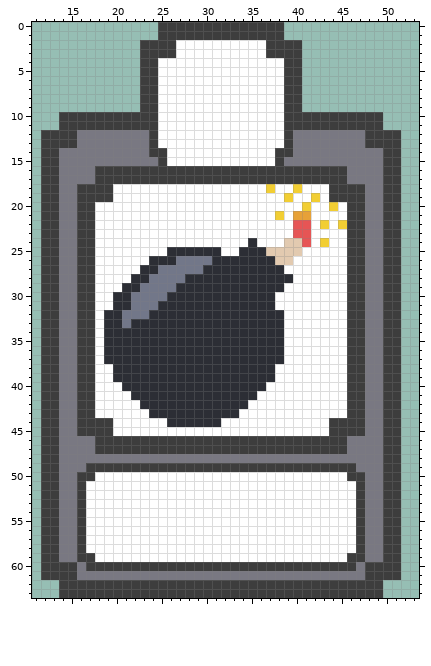
One commit to this pixel-art sprite: src/images/card-bomb.png. Above is the file before it was changed.
The file is 64x64 pixels. Shown: x 11..53, y 0..63.
And afterwards:
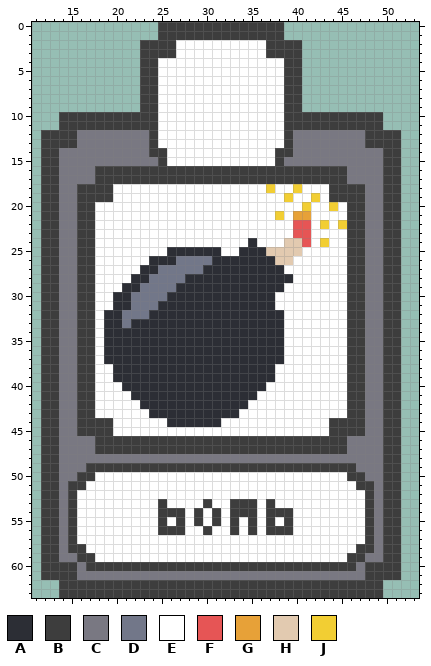
Palette (. is transparent): A #2c2e35  B #3d3d3d  C #797882  D #727789  E #ffffff  F #e65555  G #e7a138  H #e2cab0  J #f2ce33
Change:
Changed rows in their new state; - is an unchanged pixel.
first column x 15:
51 B--------------------------------B
52 BE------------------------------EB
53 BE--------B----B--BBB-B---------EB
54 BE--------BBB-B-B-BBB-BBB-------EB
55 BE--------B-B-B-B-B-B-B-B-------EB
56 BE--------BBB--B--B-B-BBB-------EB
57 BE------------------------------EB
58 B--------------------------------B
Pixel boxes of the changes (left, top, right, bottom) in both pictures:
changed: (68, 481, 86, 553)
changed: (356, 481, 374, 553)
changed: (158, 499, 293, 535)
